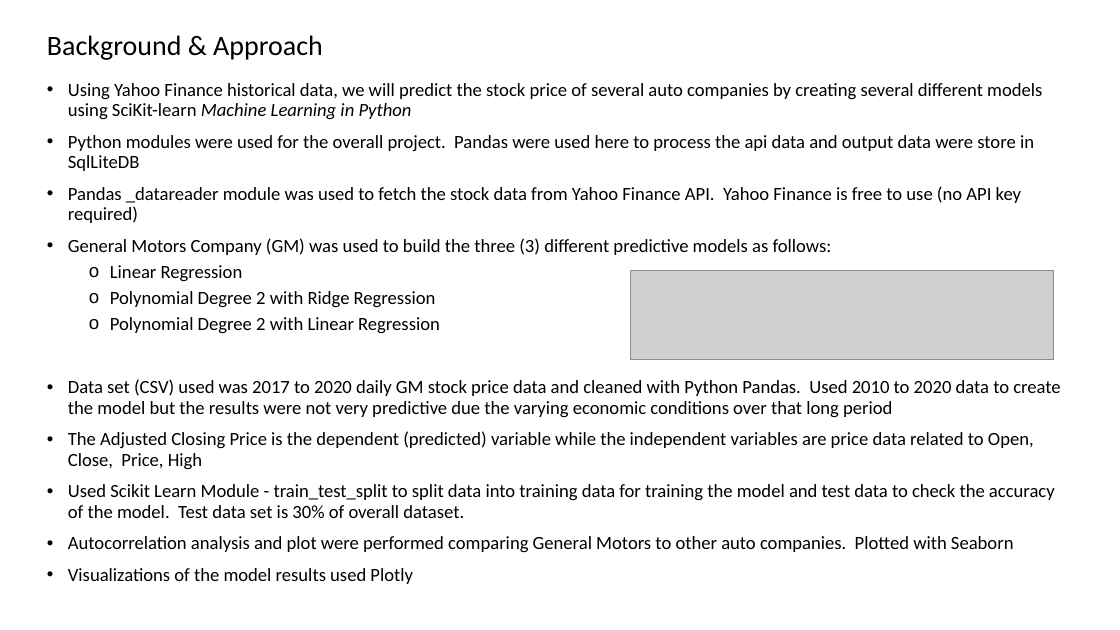
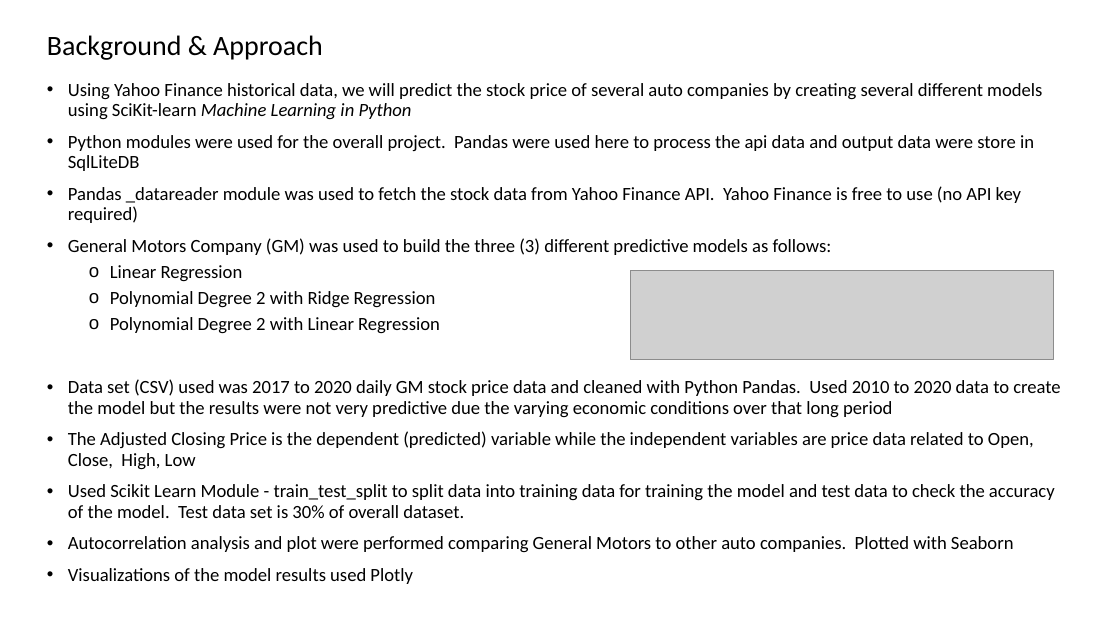
Before and after one commit to khotower/Stock-Ho-And-Rivas, a slide deck: slide 2 of Final Project Predicting Stock Prices.pptx. Drawn at 1120x630 pixels with LibreOffice and Linux fonts; fonts in the diff are those of the drawing; grey boxes stand for pictures. Boxes give left, top, right and bottom in pixels: in the first picture for what was removed or moved away, otherwise in the second. Text is boxed around its words. In the diff, an @@ line names an element or a change of style, - is before the commit and + after.

```diff
--- a/Final Project Predicting Stock Prices.pptx
+++ b/Final Project Predicting Stock Prices.pptx
@@ text at [68, 431, 1034, 470]: text changed @@
-• The Adjusted Closing Price is the dependent (predicted) variable while the independent variables are price data related to Open, Close, Price, High
+• The Adjusted Closing Price is the dependent (predicted) variable while the independent variables are price data related to Open, Close, High, Low
```
